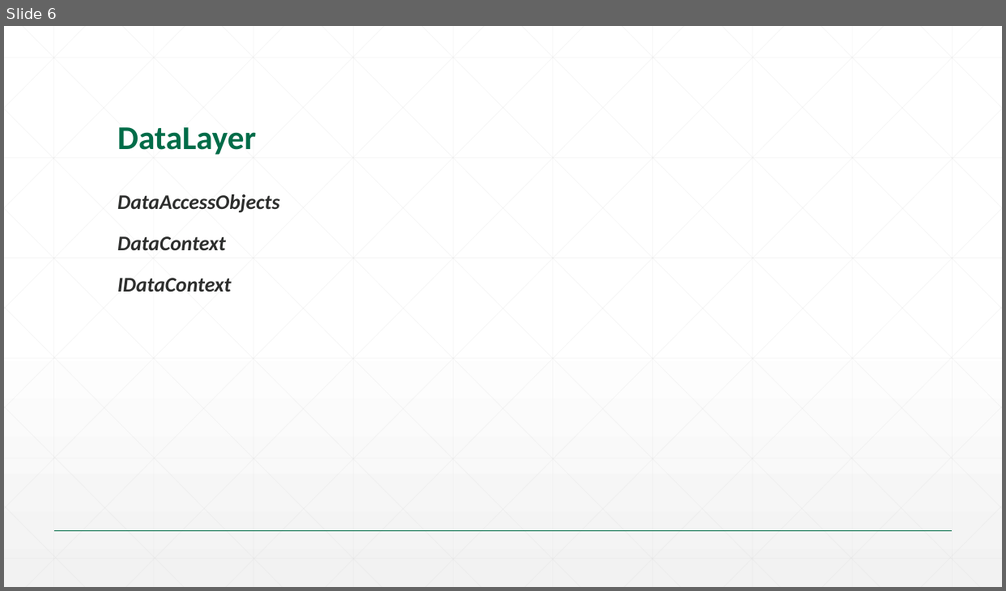
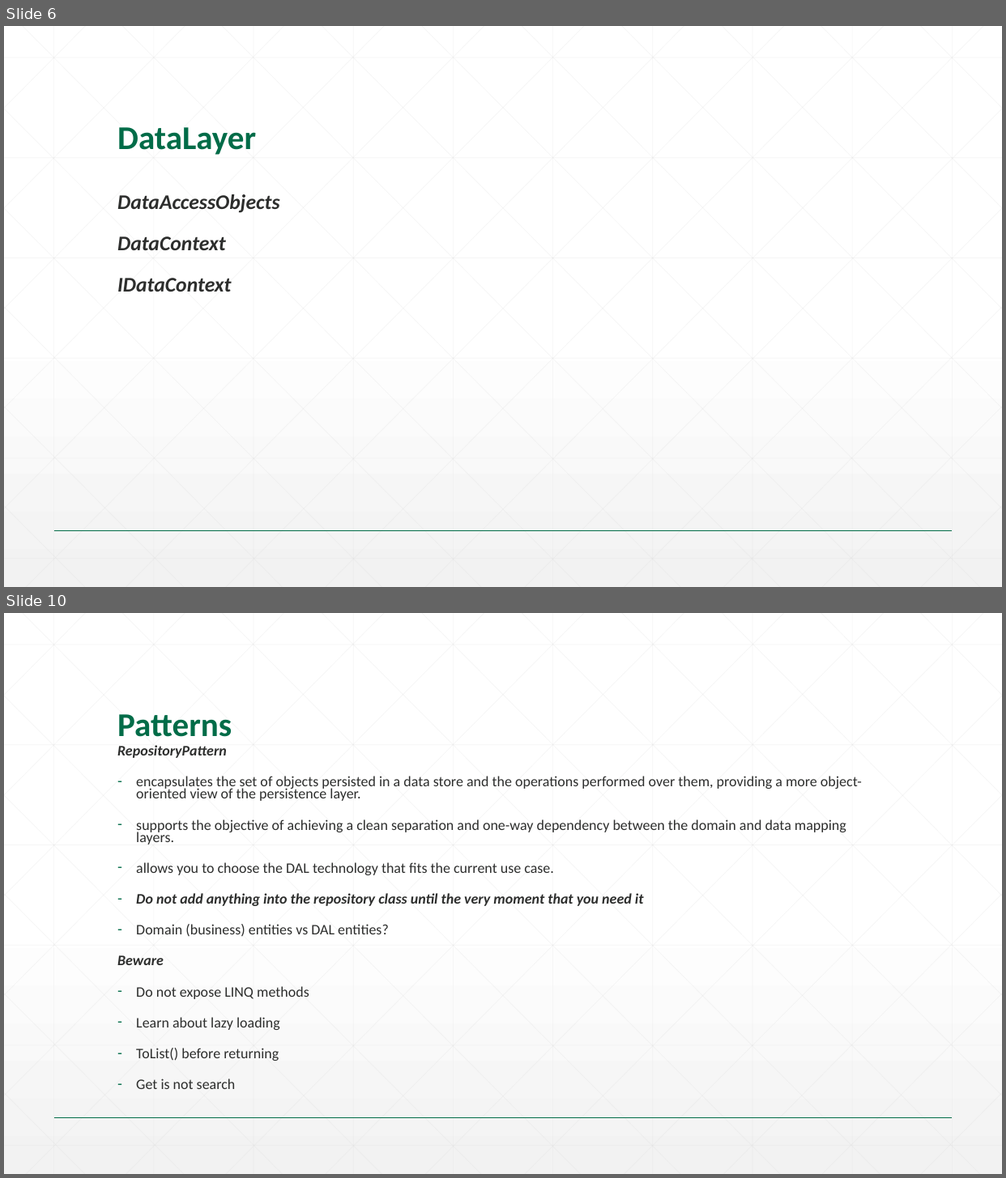
Before and after one commit to dragica/svs-talent-2015, a slide deck: 04-SPA/Slides/01.02-Seavus Talent Program_SPA.pptx. Shown one above the other, each under a label of ours: slide 6 before the commit, slides 6 and 10 after it; the slides between them are not shown. The pictures are 1006x591 and 1006x1178 pixels, drawn with LibreOffice and Linux fonts; fonts in the diff are those of the drawing; background and template pictures are left out. Boxes give left, top, right and bottom in pixels: in the first picture for what was removed or moved away, otherwise in the second. Text is boxed around its words. In the diff, an @@ line names an element or a change of style, - is before the commit and + after.

```diff
--- a/04-SPA/Slides/01.02-Seavus Talent Program_SPA.pptx
+++ b/04-SPA/Slides/01.02-Seavus Talent Program_SPA.pptx
@@ slide 10 added at bbox=[4, 613, 1002, 1174], background gradient #FFFFFF to #F2F2F2; not listed: 47 template elements that a slide beside it also shows @@
@@ title added at bbox=[117, 714, 232, 737], 32 pt, text #016C48, bold @@
+Patterns
@@ text added at bbox=[117, 745, 862, 1089], 14 pt, text #2D2E2D @@
+RepositoryPattern
+– encapsulates the set of objects persisted in a data store and the operations performed over them, providing a more object-oriented view of the persistence layer.
+– supports the objective of achieving a clean separation and one-way dependency between the domain and data mapping layers.
+– allows you to choose the DAL technology that fits the current use case.
+– Do not add anything into the repository class until the very moment that you need it
+– Domain (business) entities vs DAL entities?
+Beware
+– Do not expose LINQ methods
+– Learn about lazy loading
+– ToList() before returning
+– Get is not search
```
Also in this commit, not shown: 1 slide changed, 15 other slides added, 3 other files.
